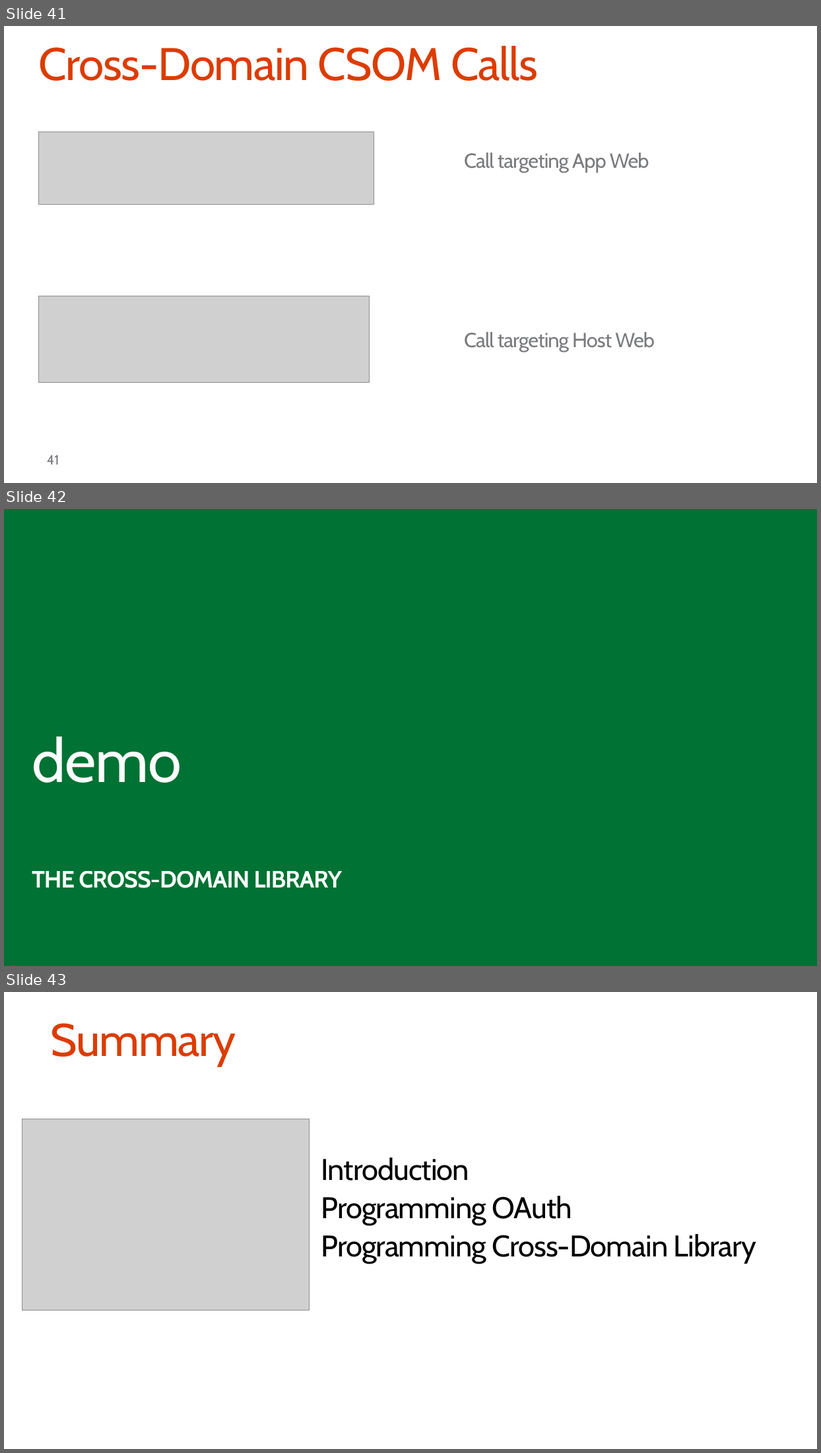
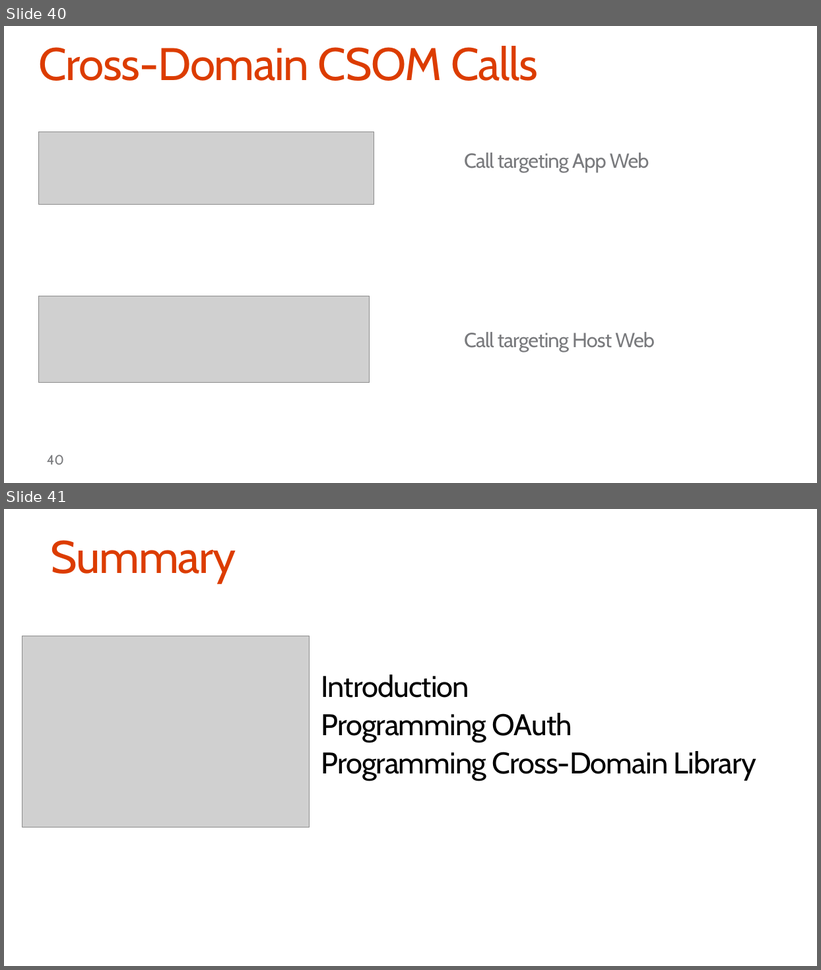
Before and after one commit to stinethebean/DevCampTraining, a slide deck: 03.Hook into Apps for SharePoint/Hook into Apps for SharePoint.pptx. Shown one above the other, each under a label of ours: slides 41, 42 and 43 before the commit, slides 40 and 41 after it. The pictures are 821x1453 and 821x970 pixels, drawn with LibreOffice and Linux fonts; fonts in the diff are those of the drawing; grey boxes stand for pictures; background and template pictures are left out. Boxes give left, top, right and bottom in pixels: in the first picture for what was removed or moved away, otherwise in the second. Text is boxed around its words. In the diff, an @@ line names an element or a change of style, - is before the commit and + after.

```diff
--- a/03.Hook into Apps for SharePoint/Hook into Apps for SharePoint.pptx
+++ b/03.Hook into Apps for SharePoint/Hook into Apps for SharePoint.pptx
@@ slide 42 removed at (4, 509, 817, 966), background #007233 @@
@@ text removed at (32, 737, 182, 783) @@
-demo
@@ subtitle removed at (32, 871, 342, 889) @@
-THE CROSS-DOMAIN LIBRARY
@@ what was slide 41 is now slide 40 @@
@@ page number at (47, 455, 64, 465): text changed @@
-41
+40
@@ what was slide 43 is now slide 41 @@
```
Also in this commit, not shown: 1 slide changed, 1 other slide removed, 1 other file.
